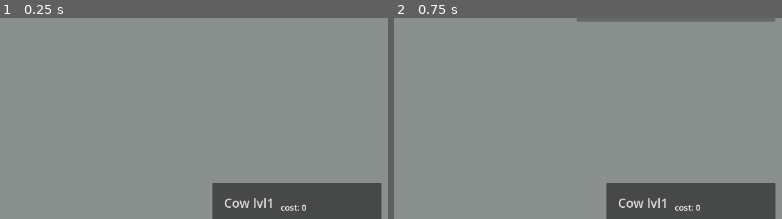
Above: before the commit, frames 1-2 (left to right).
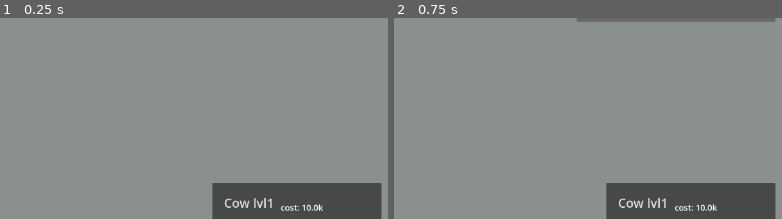
Above: after the commit, the same moments.

Repository: berox455/godot_eg
Game: Godot game, scene res://game.tscn
Same seed, same stepped clock (60 frames per second), same inputs: the game is played once before the commit and once after it.
Inputs:
- Up to frame 1 (0.25 s): no input
- Up to frame 2 (0.75 s): click "Buy lvl1" at 0.5 s
The pictures show only the part of the screen within x 50-100%, y 48-98%; the shares and areas given below are measured in that part.

The runs differ from the first frame. In frame 1, 0.1% of the frame differs, in the area x 77-84%, y 92-97%; in frame 2, 0.1%.

Commit message:
add better save, add working cow

Diff:
--- a/grass.gd
+++ b/grass.gd
@@ -5,7 +5,7 @@
 const scaling = 1.2
 #pwr
 var click_munch = 1  # when you click the grass
-var munch = 0  # auto mouth click 0.1 for each per second
+var munch = 0.1  # auto mouth click 0.1 for each per second
 var dog_munch = 1  # munches 1 per second
 var chicken_munch = 1  # munches 1 per 0.1 second
 var cow_munch = 500  # munches 500 per 10 seconds w child, 1000 wo
@@ -79,9 +79,11 @@
 
 	#munching
 	if time == floor(time):
-		grass_eaten += munch
+		grass_eaten += munch * mouth_lvl
 		if dog_lvl > 0:
 			grass_eaten += dog_munch * dog_lvl
+		if cow_lvl > 0 and int(floor(time)) % 10 == 0:
+			grass_eaten += cow_munch * cow_lvl
 
 	if chicken_lvl > 0:
 		grass_eaten += chicken_munch * chicken_lvl
@@ -154,13 +156,9 @@
 	"grass_eaten": grass_eaten,
 	"click_much": click_munch,
 	"mouth_lvl": mouth_lvl,
-	"munch": munch,
 	"dog_lvl": dog_lvl,
-	"dog_munch": dog_munch,
 	"chicken_lvl": chicken_lvl,
-	"chicken_munch": chicken_munch,
-	"cow_lvl": cow_lvl,
-	"cow_munch": cow_munch
+	"cow_lvl": cow_lvl
 	}
 
 	var file = FileAccess.open(save_dir, FileAccess.WRITE)
@@ -188,11 +186,9 @@
 			"grass_eaten": grass_eaten = saved
 			"click_much": click_munch = saved
 			"mouth_lvl": mouth_lvl = saved
-			"munch": munch = saved
 			"dog_lvl": dog_lvl = saved
-			"dog_munch": dog_munch = saved
 			"chicken_lvl": chicken_lvl = saved
-			"chicken_munch": chicken_munch = saved
+			"cow_lvl": cow_lvl = saved
 
 
 func _eat_grass_pressed() -> void:
@@ -209,7 +205,6 @@
 		_click_play()
 		grass_eaten -= mouth_cost
 		mouth_lvl += 1
-		munch += 0.1
 		mouth_cost = _cost_calc(mouth_base, mouth_lvl)
 		_mouth_label_update()
 
@@ -342,7 +337,8 @@
 
 
 func _cow_label_update() -> void:
-	pass
+	$cow/button.text = "   Cow lvl" + _abr(cow_lvl + 1)
+	$cow/button/cost.text = "cost: " + _abr(cow_cost)
 
 
 func _click_play() -> void:
Not shown, changed: notes.txt
